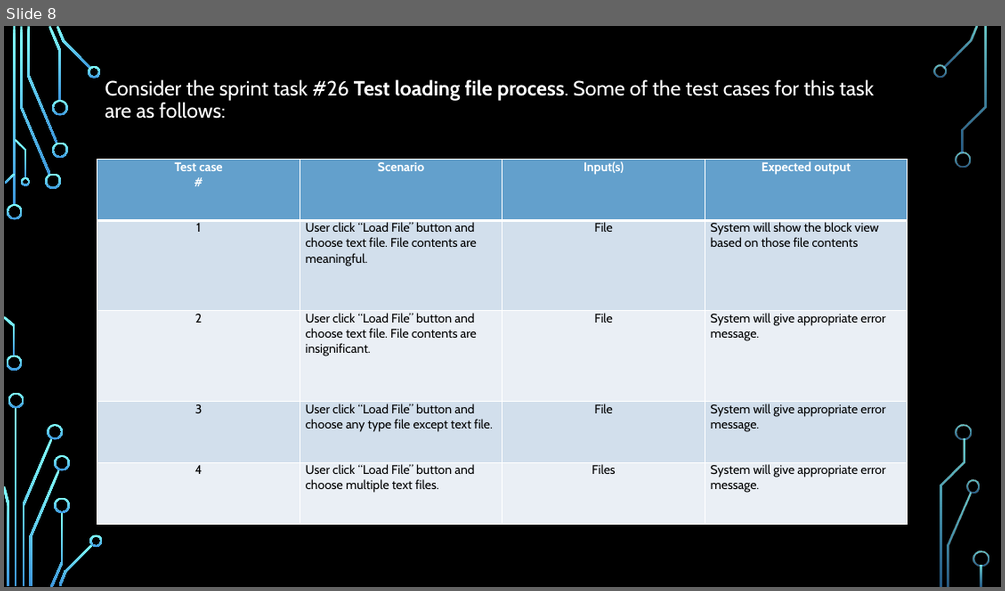
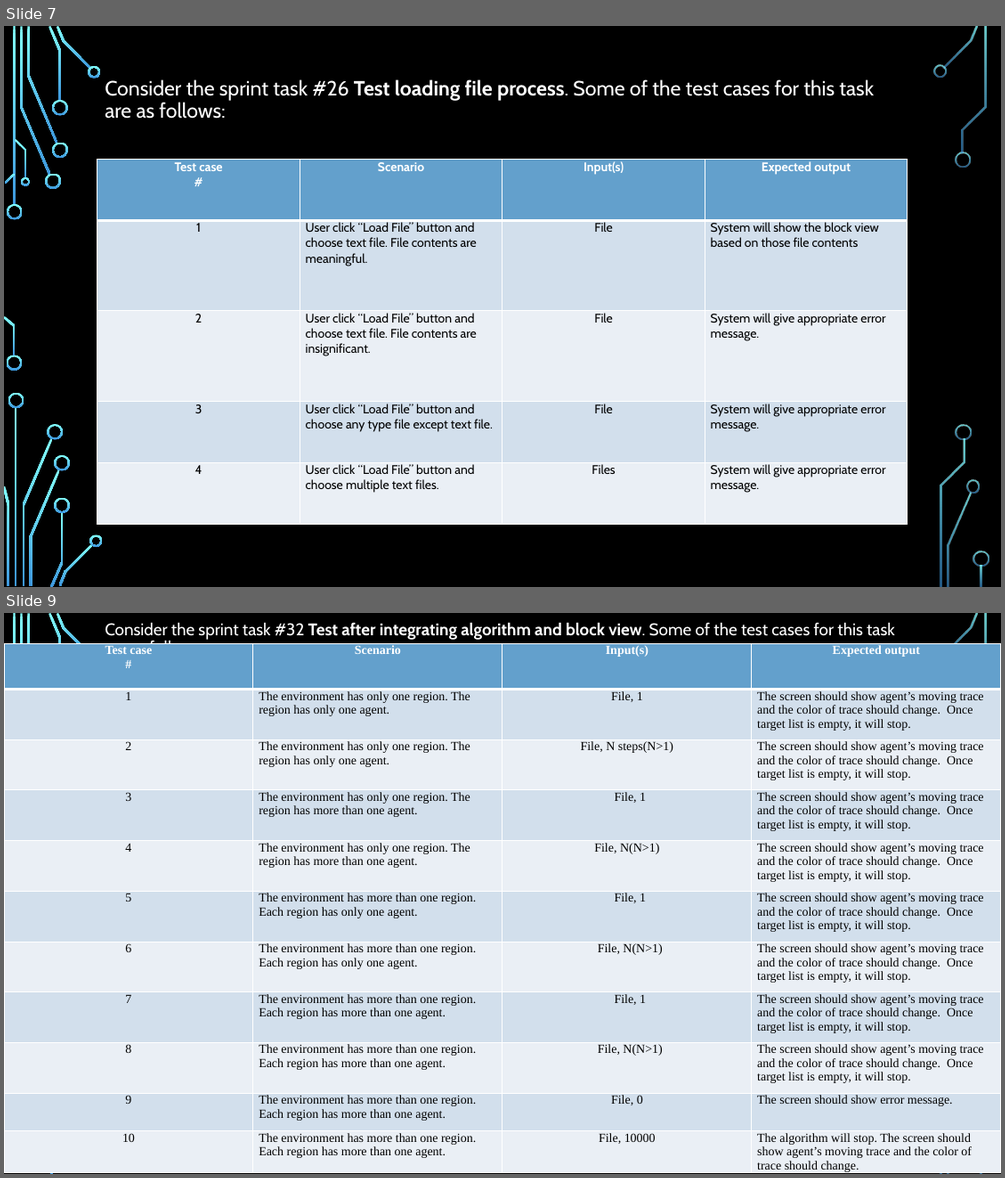
Before and after one commit to Giant-Visualize/Giant-Visualize-Multi-Agent-Patrolling, a slide deck: Document/GIANTS_ThirdPresentation.pptx. Shown one above the other, each under a label of ours: slide 8 before the commit, slides 7 and 9 after it; the slides between them are not shown. The pictures are 1005x591 and 1005x1178 pixels, drawn with LibreOffice and Linux fonts; fonts in the diff are those of the drawing; background and template pictures are left out. Boxes give left, top, right and bottom in pixels: in the first picture for what was removed or moved away, otherwise in the second. Text is boxed around its words. In the diff, an @@ line names an element or a change of style, - is before the commit and + after.

```diff
--- a/Document/GIANTS_ThirdPresentation.pptx
+++ b/Document/GIANTS_ThirdPresentation.pptx
@@ slide 9 added at bbox=[4, 613, 1001, 1174], background picture (left out); not listed: 36 template elements that a slide beside it also shows @@
@@ title added at bbox=[105, 622, 895, 654], 16.2 pt, text #FFFFFF @@
+Consider the sprint task #32 Test after integrating algorithm and block view. Some of the test cases for this task are as follows:
@@ table added at bbox=[4, 643, 1000, 1174], 11 rows, 4 columns @@
+Test case / # | Scenario | Input(s) | Expected output
+1 | The environment has only one region. The region has only one agent. | File, 1 | The screen should show agent’s moving trace and the color of trace should change. Once target list is empty, it will stop.
+2 | The environment has only one region. The region has only one agent. | File, N steps(N>1) | The screen should show agent’s moving trace and the color of trace should change. Once target list is empty, it will stop.
+3 | The environment has only one region. The region has more than one agent. | File, 1 | The screen should show agent’s moving trace and the color of trace should change. Once target list is empty, it will stop.
+4 | The environment has only one region. The region has more than one agent. | File, N(N>1) | The screen should show agent’s moving trace and the color of trace should change. Once target list is empty, it will stop.
+5 | The environment has more than one region. Each region has only one agent. | File, 1 | The screen should show agent’s moving trace and the color of trace should change. Once target list is empty, it will stop.
+6 | The environment has more than one region. Each region has only one agent. | File, N(N>1) | The screen should show agent’s moving trace and the color of trace should change. Once target list is empty, it will stop.
+7 | The environment has more than one region. Each region has more than one agent. | File, 1 | The screen should show agent’s moving trace and the color of trace should change. Once target list is empty, it will stop.
+8 | The environment has more than one region. Each region has more than one agent. | File, N(N>1) | The screen should show agent’s moving trace and the color of trace should change. Once target list is empty, it will stop.
+9 | The environment has more than one region. Each region has more than one agent. | File, 0 | The screen should show error message.
+10 | The environment has more than one region. Each region has more than one agent. | File, 10000 | The algorithm will stop. The screen should show agent’s moving trace and the color of trace should change.
@@ what was slide 8 is now slide 7 @@
```
Also in this commit, not shown: 4 slides changed, 1 slide removed, 25 other files.
